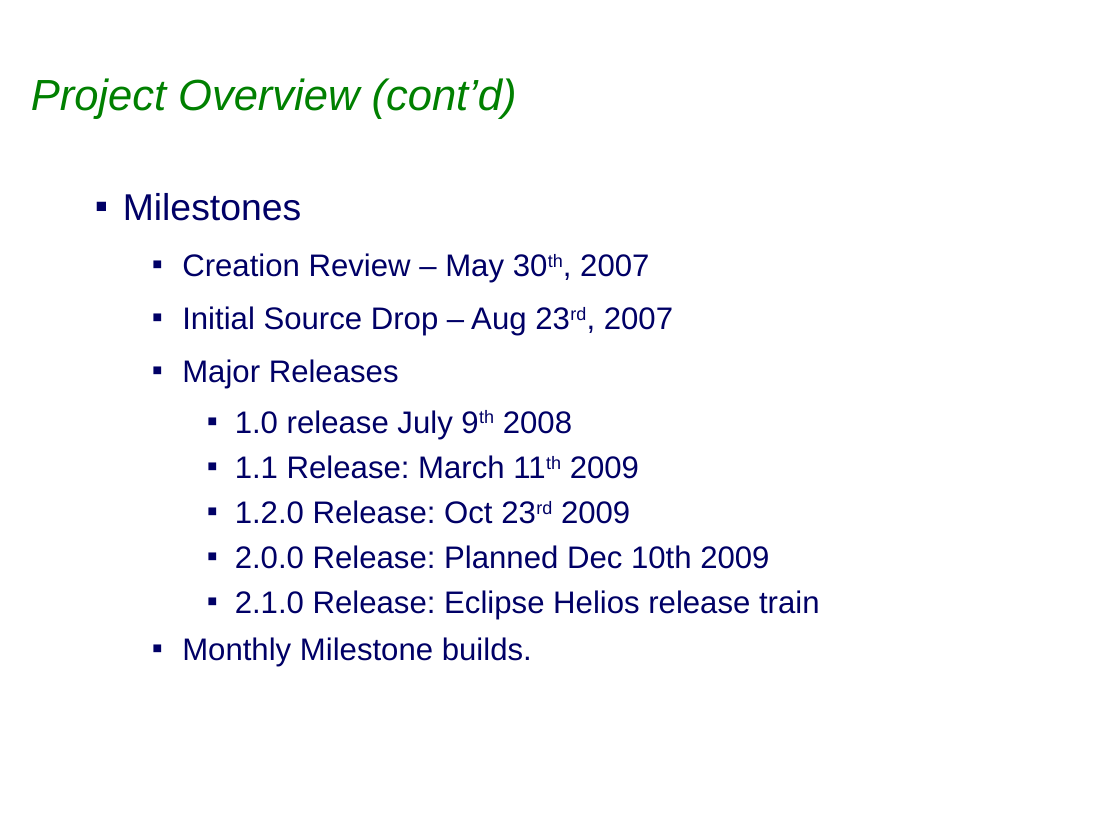
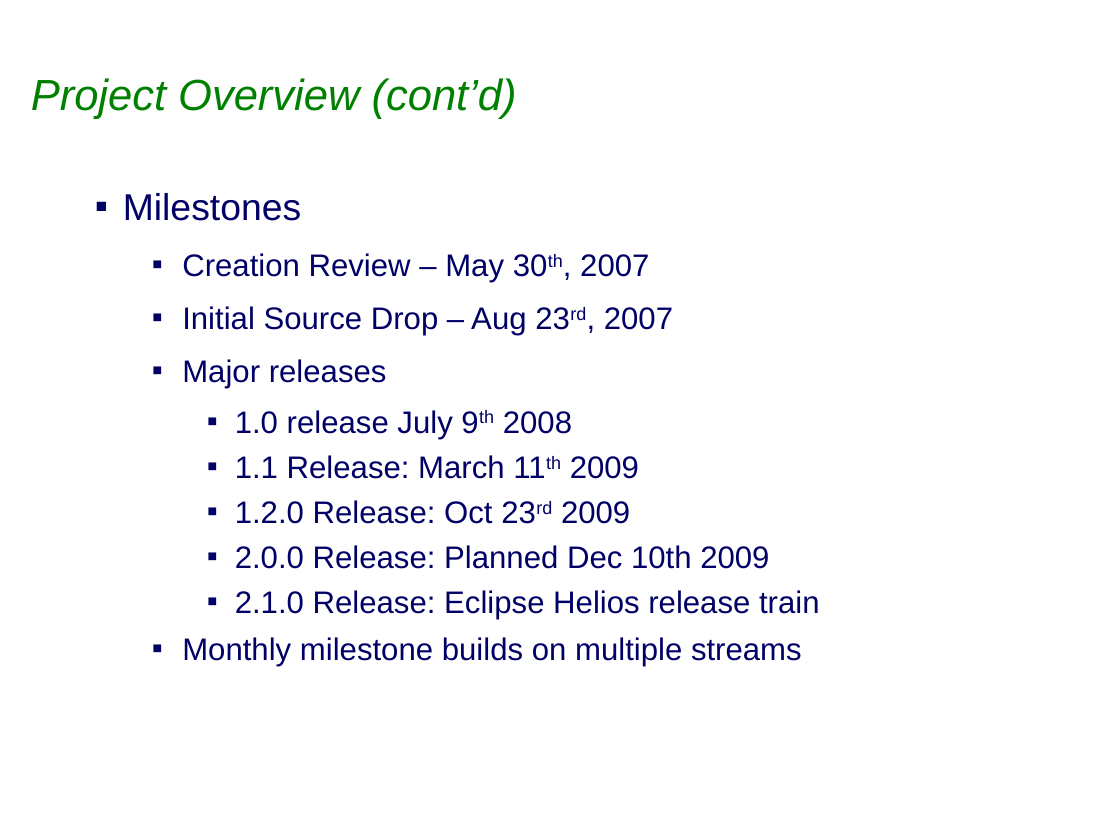
Before and after one commit to bfg-repo-cleaner-demos/eclipselink.runtime-bfg-strip-big-blobs, a slide deck: slide 3 of project-admin/Eclipselink_2.0.0_Release_Review.ppt. Drawn at 1120x840 pixels with LibreOffice and Linux fonts; fonts in the diff are those of the drawing; background and template pictures are left out. Boxes give left, top, right and bottom in pixels: in the first picture for what was removed or moved away, otherwise in the second. Text is boxed around its words. In the diff, an @@ line names an element or a change of style, - is before the commit and + after.

Commit message:
Release Review
Former-commit-id: 6c23198eb7656bcc9394ec1e6b4bd6c491459593

```diff
--- a/project-admin/Eclipselink_2.0.0_Release_Review.ppt
+++ b/project-admin/Eclipselink_2.0.0_Release_Review.ppt
@@ text at (182,359,387,388): text changed @@
-  ▪ Major Releases
+  ▪ Major releases
@@ text at (182,637,802,667): text changed @@
-  ▪ Monthly Milestone builds.
+  ▪ Monthly milestone builds on multiple streams
```
Also in this commit, not shown: 2 other slides changed, 1 slide removed.
